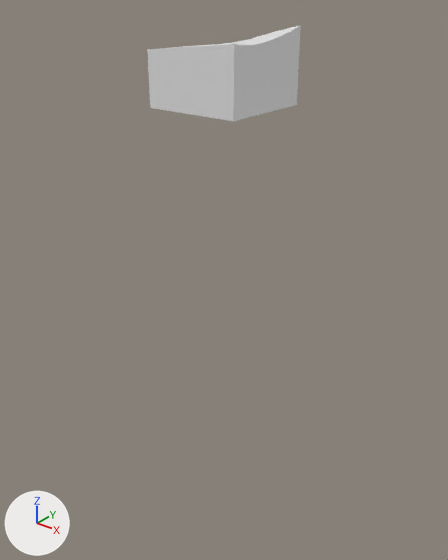
The glTF model assets/terrain/surface_pieces/surf_7_33.glb: old version first, new version second.
Before and after are seen from a camera (50 mm lens) standing at (-53.45, -81.34, -24.49) and looking at (-72.86, -57.07, -39.53). The lights are fixed; the arrows at lower left show +X, +Y and +Z. The older version comes first. Where no turn or scale is listed for an object, it has been applied to the vertices.

Names of what the first picture shows: 'geometry_0'.
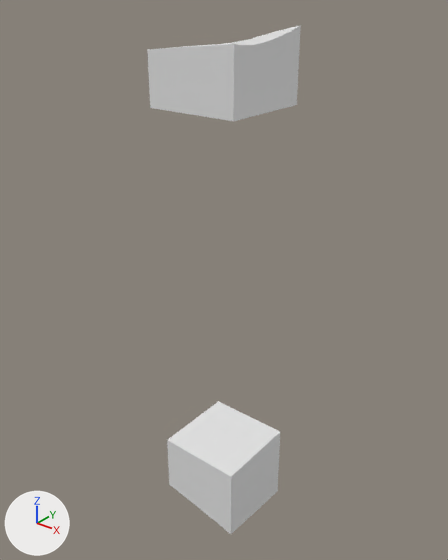
Where the change shows, as pixel boxes (x1, y1, x2, y2) in the pictures (448 x 560 px):
'layer_5', added
    after: (167, 401, 280, 534)

The change in detail:
Mesh me_layer_5 is new.
It has 83 vertices, 162 faces and spans x -75.0..-70.0, y -60.0..-55.0, z -54.96..-50.0.
Object 'layer_5' (ob_layer_5) is new; it shows me_layer_5.
Its location is (0.0, 0.0, 0.0).
